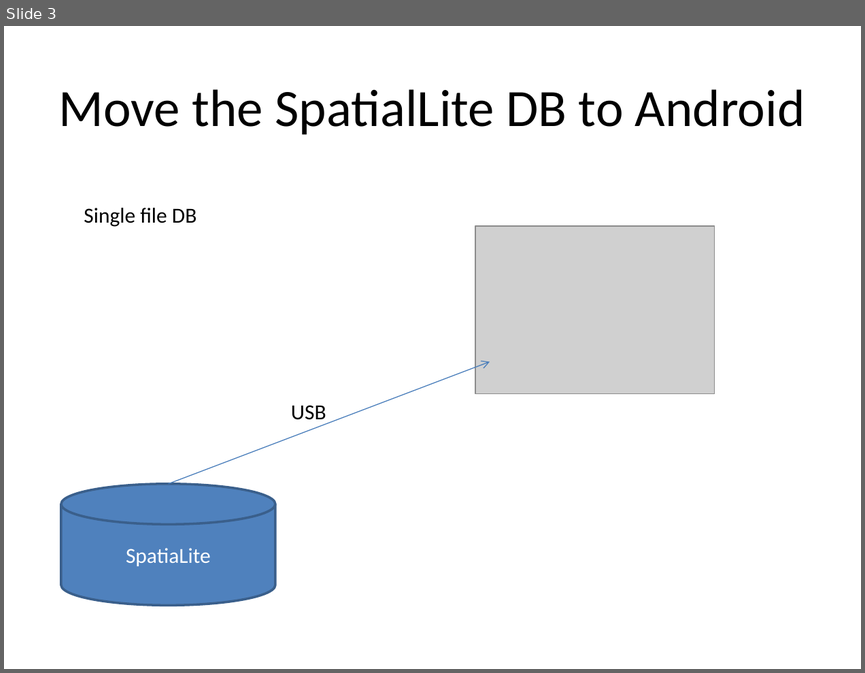
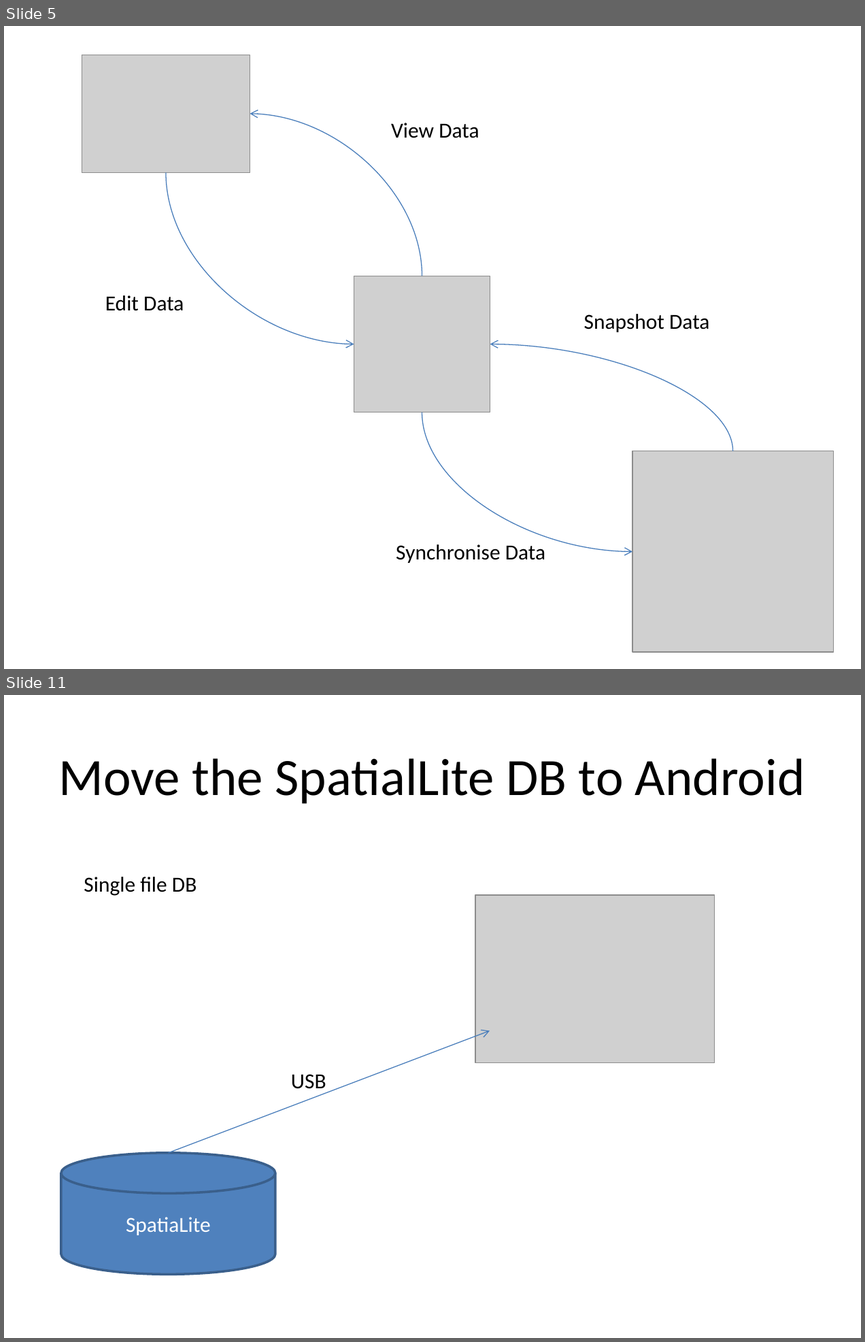
Before and after one commit to mebrookbank/airpic, a slide deck: airpic.pptx. Shown one above the other, each under a label of ours: slide 3 before the commit, slides 5 and 11 after it; the slides between them are not shown. The pictures are 865x673 and 865x1342 pixels, drawn with LibreOffice and Linux fonts; fonts in the diff are those of the drawing; grey boxes stand for pictures. Boxes give left, top, right and bottom in pixels: in the first picture for what was removed or moved away, otherwise in the second. Text is boxed around its words. In the diff, an @@ line names an element or a change of style, - is before the commit and + after.

```diff
--- a/airpic.pptx
+++ b/airpic.pptx
@@ slide 5 added at (4,26,861,669), background #FFFFFF @@
@@ picture added at (82,55,250,172) @@
@@ curved arrow added from (422, 276) to (250, 114), #4B7EBC 0.75 pt @@
@@ text added at (391,123,479,138), 18 pt, text #000000 @@
+View Data
@@ curved arrow added from (166, 172) to (354, 344), #4B7EBC 0.75 pt @@
@@ picture added at (354,276,490,412) @@
@@ text added at (105,295,184,311), 18 pt, text #000000 @@
+Edit Data
@@ text added at (584,314,709,332), 18 pt, text #000000 @@
+Snapshot Data
@@ curved arrow added from (733, 451) to (490, 344), #4B7EBC 0.75 pt @@
@@ curved arrow added from (422, 412) to (632, 551), #4B7EBC 0.75 pt @@
@@ picture added at (632,451,832,652) @@
@@ text added at (396,544,545,563), 18 pt, text #000000 @@
+Synchronise Data
@@ what was slide 3 is now slide 11 @@
```
Also in this commit, not shown: 2 slides changed, 7 other slides added.
